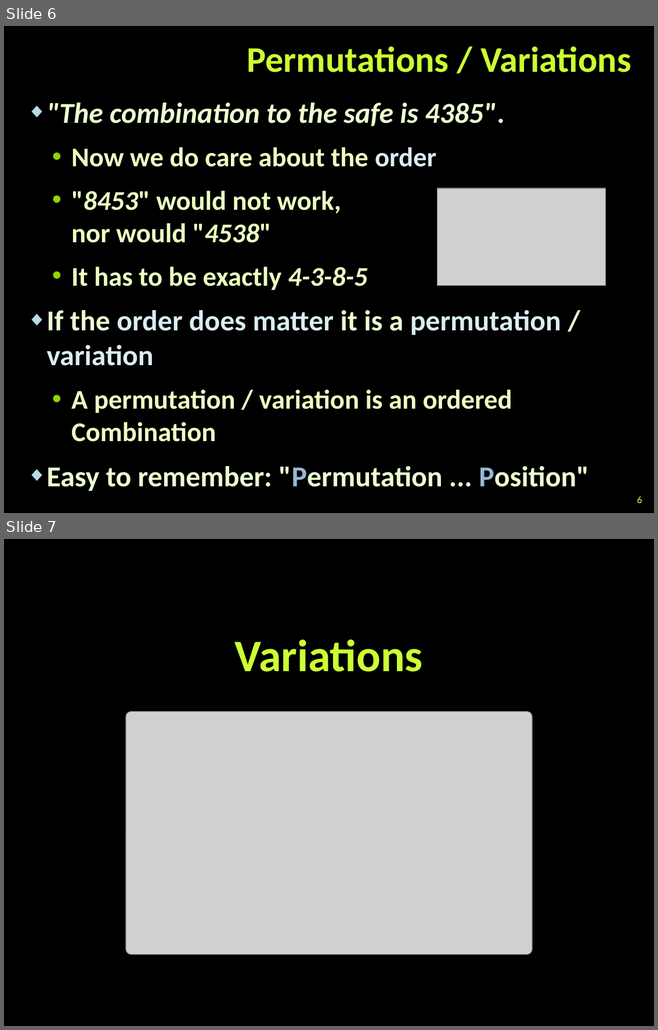
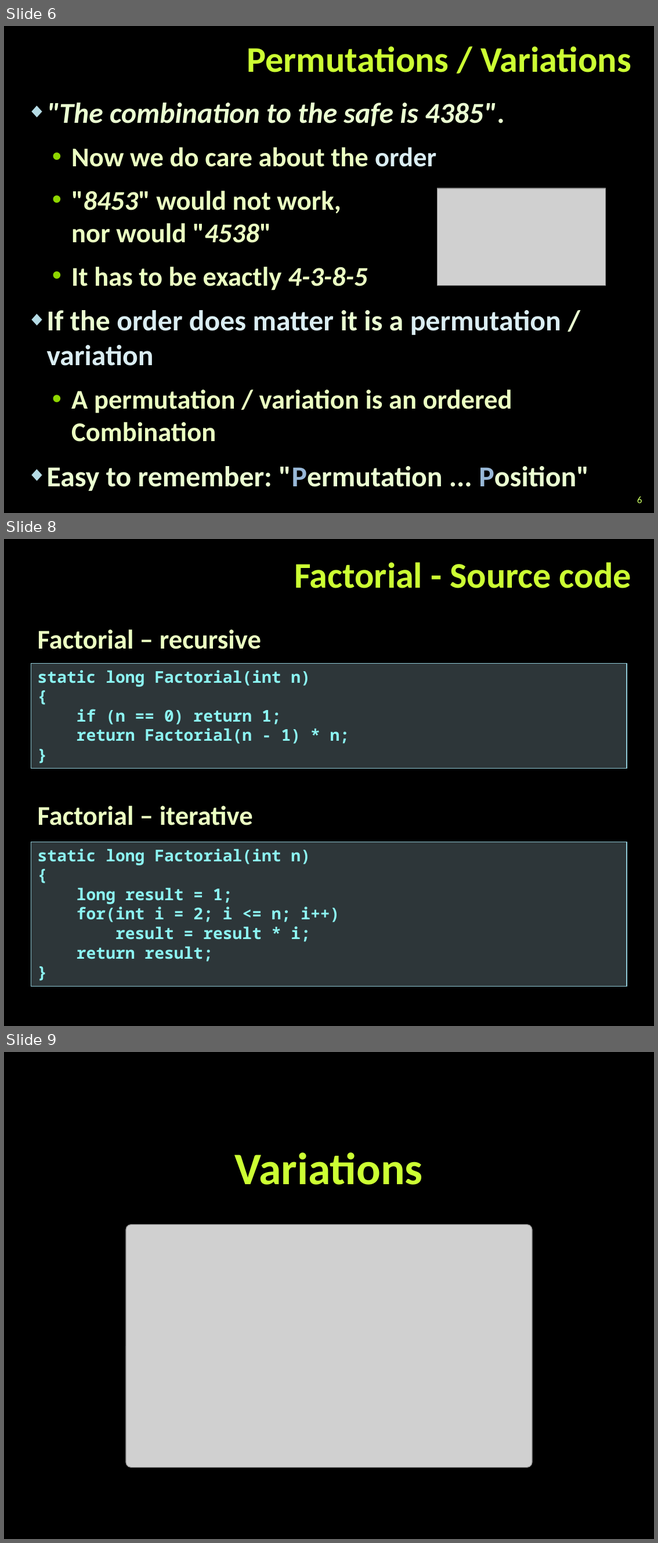
Before and after one commit to martin-nikolov/Telerik-Academy, a slide deck: Programming with C#/5. C# Data Structures and Algorithms/09. Combinatorics - ✘/Combinatorics.pptx. Shown one above the other, each under a label of ours: slides 6 and 7 before the commit, slides 6, 8 and 9 after it; the slides between them are not shown. The pictures are 658x1030 and 658x1543 pixels, drawn with LibreOffice and Linux fonts; fonts in the diff are those of the drawing; grey boxes stand for pictures; background and template pictures are left out. Boxes give left, top, right and bottom in pixels: in the first picture for what was removed or moved away, otherwise in the second. Text is boxed around its words. In the diff, an @@ line names an element or a change of style, - is before the commit and + after.

```diff
--- a/Programming with C#/5. C# Data Structures and Algorithms/09. Combinatorics - ✘/Combinatorics.pptx
+++ b/Programming with C#/5. C# Data Structures and Algorithms/09. Combinatorics - ✘/Combinatorics.pptx
@@ slide 8 added at [4,539,654,1026], background picture (left out) @@
@@ title added at [294,562,631,588], 40 pt, text #CCFF33, bold @@
+Factorial - Source code
@@ text added at [38,629,261,649], 30 pt, text #EBFFC2, bold @@
+Factorial – recursive
@@ rectangle added at [31,664,627,769], fill #B5DBE5 at 25% opacity, outline #90CAD7 1 pt, 18 pt, text #8CF4F2, bold @@
+static long Factorial(int n)
+{
+if (n == 0) return 1;
+return Factorial(n - 1) * n;
+}
@@ text added at [38,806,253,826], 30 pt, text #EBFFC2, bold @@
+Factorial – iterative
@@ text added at [31,842,627,987], fill #B5DBE5 at 25% opacity, outline #90CAD7 1 pt, 18 pt, text #8CF4F2, bold @@
+static long Factorial(int n)
+{
+long result = 1;
+for(int i = 2; i <= n; i++)
+result = result * i;
+return result;
+}
@@ what was slide 7 is now slide 9 @@
```
Also in this commit, not shown: 5 slides changed, 2 other slides added, 31 other files.
